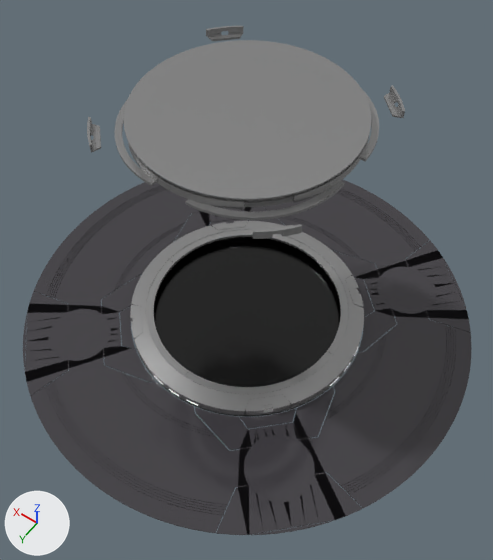
The glTF model public/platform.gltf, before and after one commit.
Before and after are seen from a camera (50 mm lens) standing at (-11.2, 15.3, 27.3) and looking at (-1.0, 0.9, 4.7). Lighting does not change. The marker at lower left points along +X, +Y and +Z.

In view in the first picture: 'angels', 'heaven', 'platform ', 'platform bottom', 'platform circle', 'platform lights'.
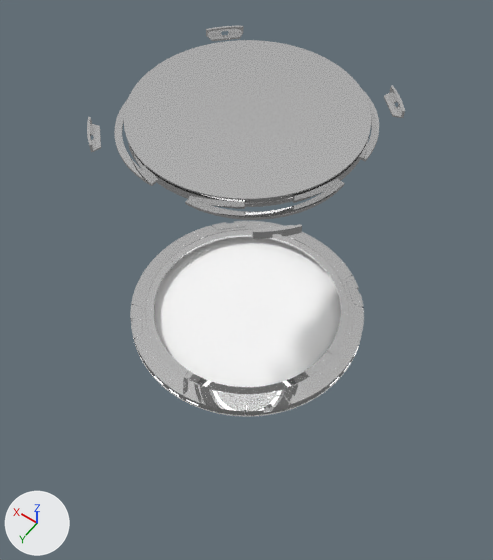
Diff of the bpy script that builds the scene:
```diff
--- a/public/platform.gltf.py
+++ b/public/platform.gltf.py
@@ mat_platform_metal @@
 mat_platform_metal = principled_material('platform_metal')
-mat_platform_metal.base_color = (0.371, 0.371, 0.371)  # grey #a4a4a4
-mat_platform_metal.metallic = 0.705
-mat_platform_metal.roughness = 0.21
+mat_platform_metal.base_color = (0.837, 0.837, 0.837)  # white #ececec
+mat_platform_metal.metallic = 0.9
+mat_platform_metal.roughness = 0.0
@@ mat_skylight @@
 mat_skylight.roughness = 1.0
-mat_skylight.emission_strength = 1.0
+mat_skylight.emission_strength = 1.7
@@ mat_colored_lights @@
 mat_colored_lights = principled_material('colored_lights')
-mat_colored_lights.base_color = (0.0, 0.0, 0.0)  # black #000000
-mat_colored_lights.metallic = 1.0
+mat_colored_lights.base_color = (1.0, 1.0, 1.0)  # white #ffffff
 mat_colored_lights.roughness = 1.0
-mat_colored_lights.emission_strength = 1.0
@@ me_platform_bottom @@
 me_platform_bottom.from_pydata(...)  # 480 vertices, 956 faces; spans x -5.61..5.61, y -5.61..5.61, z -0.04..0.04
-me_platform_bottom.materials.append(mat_black)  # black #000000
+me_platform_bottom.materials.append(mat_colored_lights)  # white #ffffff
@@ me_platform_lights @@
 me_platform_lights.from_pydata(...)  # 936 vertices, 1824 faces; spans x -5.61..5.61, y -5.61..5.61, z 0.1..0.2
-me_platform_lights.materials.append(mat_colored_lights)  # black #000000
+me_platform_lights.materials.append(mat_skylight)  # black #000000
@@ ob_platform @@
-ob_platform = bpy.data.objects.new('platform ', me_platform)
-ob_platform.location = (0.0, -0.5, 0.04)
```

Location of each change, [x1, y1, x2, y2] in pixels of the pictures (493 x 560 px):
'platform ', deleted: before [23, 179, 472, 535]
'heaven', recoloured, surface changed: [114, 40, 379, 220] in both
'platform bottom', recoloured, surface changed (black to white): [133, 237, 360, 417] in both
'platform circle', recoloured, surface changed: [130, 221, 364, 415] in both
'angels', recoloured, surface changed: [87, 26, 405, 239] in both
'platform lights', recoloured, surface changed: [154, 348, 358, 406] in both
